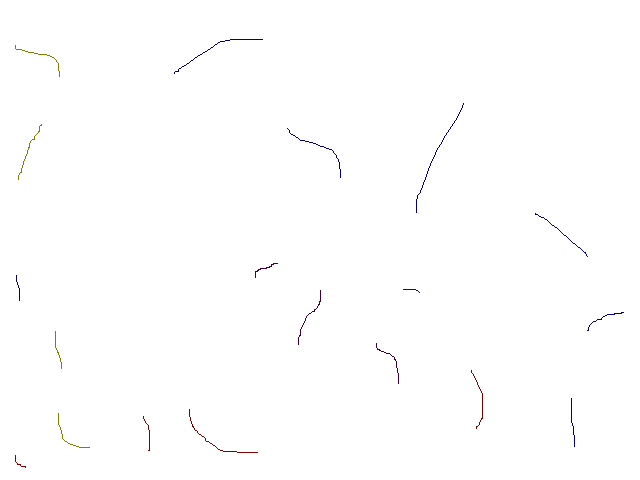
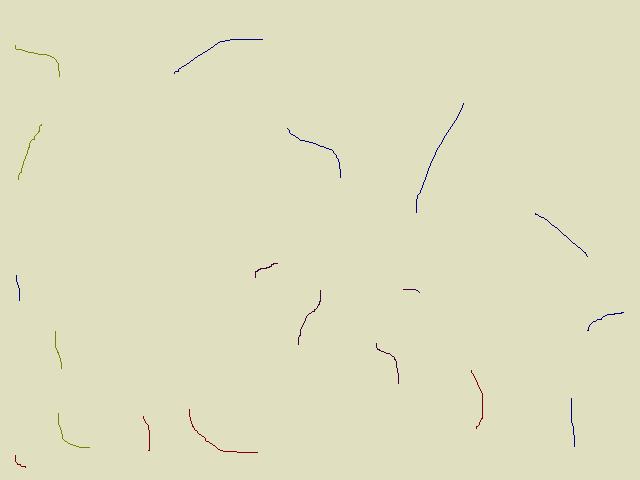
Comparing the layer stacks of the two 640px x 480px images. Changes:
painted on "Background" over [0, 0, 640, 480]
painted on "37_KitchenLow.png" over [0, 0, 640, 480]
